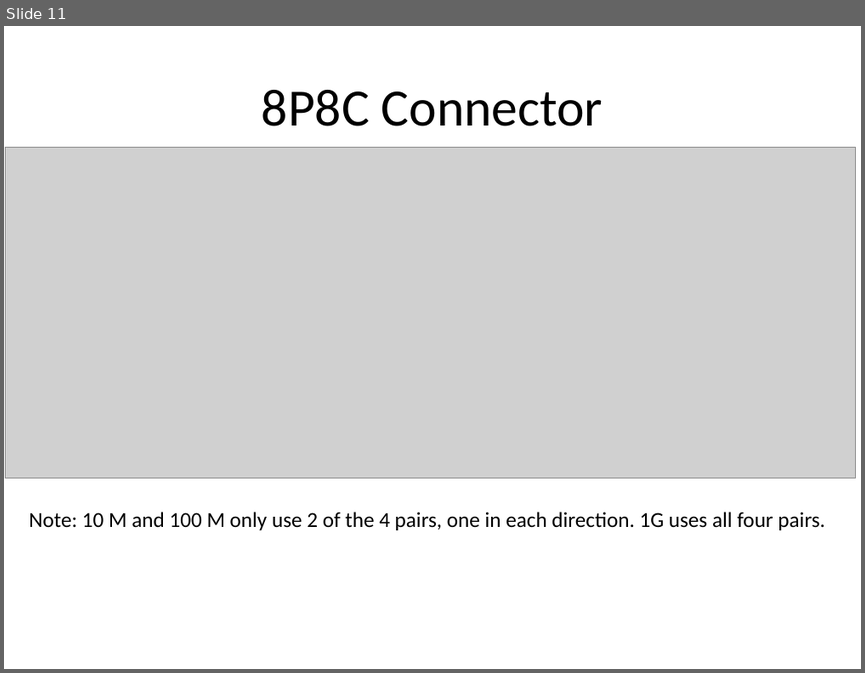
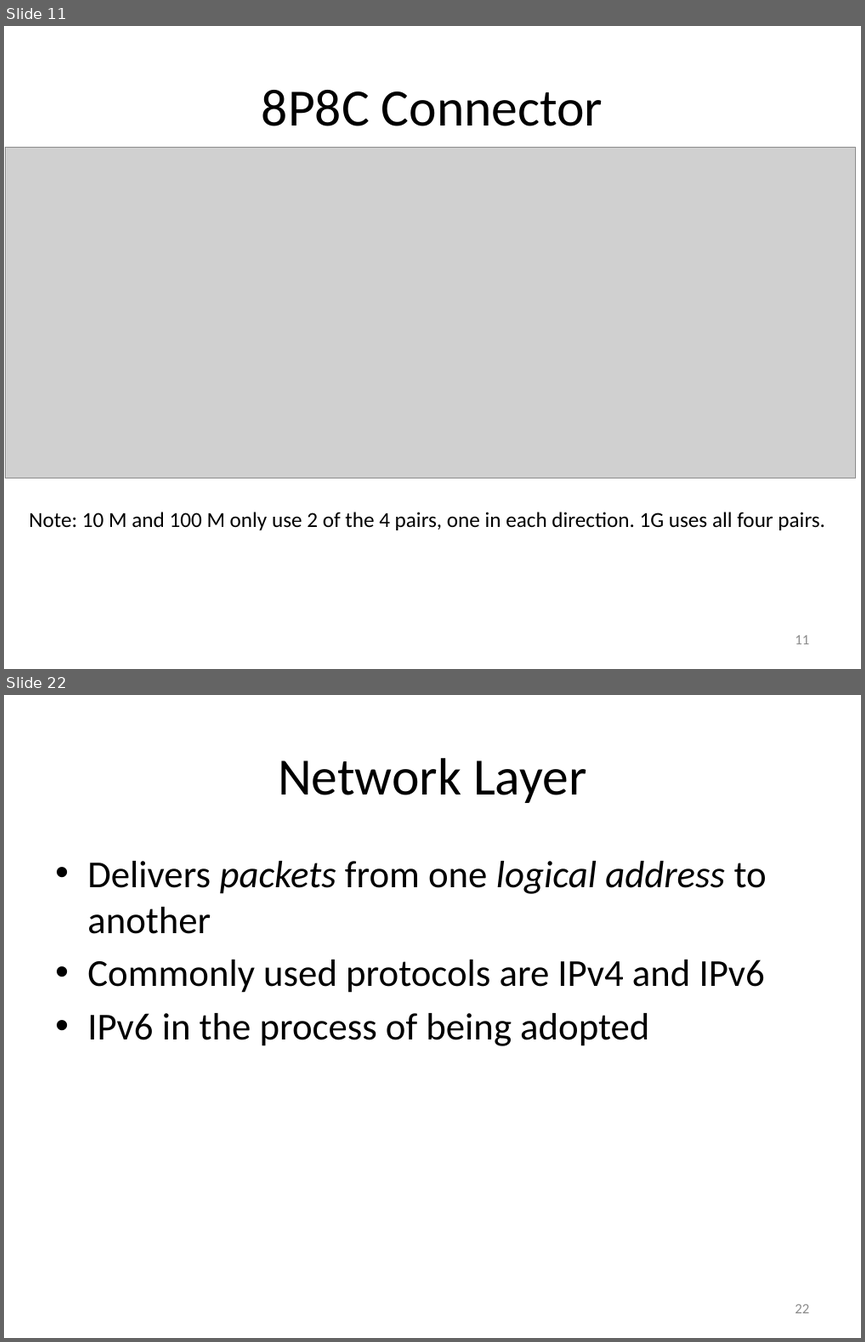
Before and after one commit to carlosgj/FRC-Training, a slide deck: Networking Basics.pptx. Shown one above the other, each under a label of ours: slide 11 before the commit, slides 11 and 22 after it; the slides between them are not shown. The pictures are 865x673 and 865x1342 pixels, drawn with LibreOffice and Linux fonts; fonts in the diff are those of the drawing; grey boxes stand for pictures. Boxes give left, top, right and bottom in pixels: in the first picture for what was removed or moved away, otherwise in the second. Text is boxed around its words. In the diff, an @@ line names an element or a change of style, - is before the commit and + after.

```diff
--- a/Networking Basics.pptx
+++ b/Networking Basics.pptx
@@ slide 22 added at bbox=[4, 695, 861, 1338], background #FFFFFF @@
@@ title added at bbox=[278, 758, 586, 803], 44 pt, text #000000 @@
+Network Layer
@@ text added at bbox=[87, 861, 766, 1046], 32 pt, text #000000 @@
+• Delivers packets from one logical address to another
+• Commonly used protocols are IPv4 and IPv6
+• IPv6 in the process of being adopted
@@ page number added at bbox=[794, 1304, 809, 1313], 12 pt, text #8C8C8C @@
+22
@@ slide 11 changed as well @@
@@ page number added at bbox=[794, 635, 809, 644], 12 pt, text #8C8C8C @@
+11
```
Also in this commit, not shown: 10 other slides changed, 48 other slides added.
